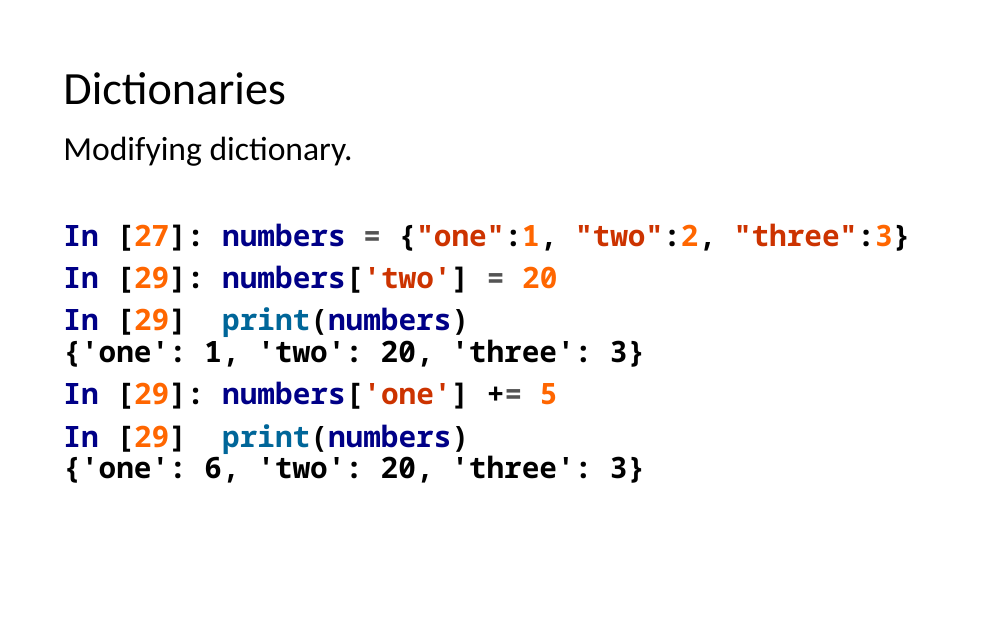
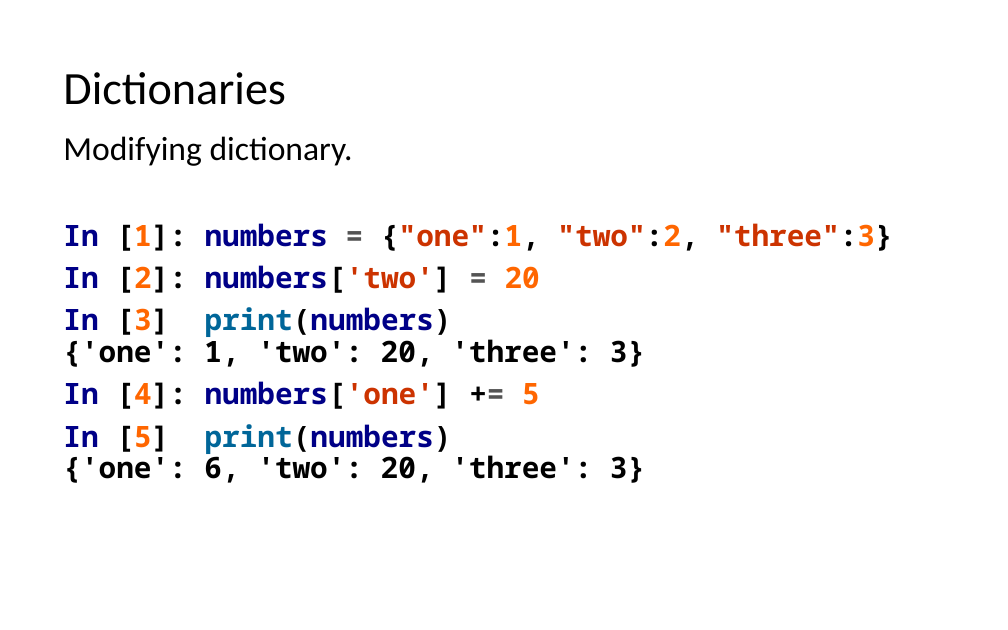
Before and after one commit to LongBaoNguyen/longbaonguyen.github.io, a slide deck: slide 20 of courses/apcsp/lect7.pptx (slide 19 before the commit). Drawn at 1008x630 pixels with LibreOffice and Linux fonts; fonts in the diff are those of the drawing. Boxes give left, top, right and bottom in pixels: in the first picture for what was removed or moved away, otherwise in the second. Text is boxed around its words. In the diff, an @@ line names an element or a change of style, - is before the commit and + after.

```diff
--- a/courses/apcsp/lect7.pptx
+++ b/courses/apcsp/lect7.pptx
@@ text at [63,223,892,483]: text changed @@
-In [27]: numbers = {"one":1, "two":2, "three":3}
-In [29]: numbers['two'] = 20
-In [29] print(numbers)
-{'one': 1, 'two': 20, 'three': 3}
-In [29]: numbers['one'] += 5
-In [29] print(numbers)
-{'one': 6, 'two': 20, 'three': 3}
+In [1]: numbers = {"one":1, "two":2, "three":3}
+In [2]: numbers['two'] = 20
+In [3] print(numbers)
+{'one': 1, 'two': 20, 'three': 3}
+In [4]: numbers['one'] += 5
+In [5] print(numbers)
+{'one': 6, 'two': 20, 'three': 3}
```
Also in this commit, not shown: 20 other slides changed, 1 slide added, 2 other files.
